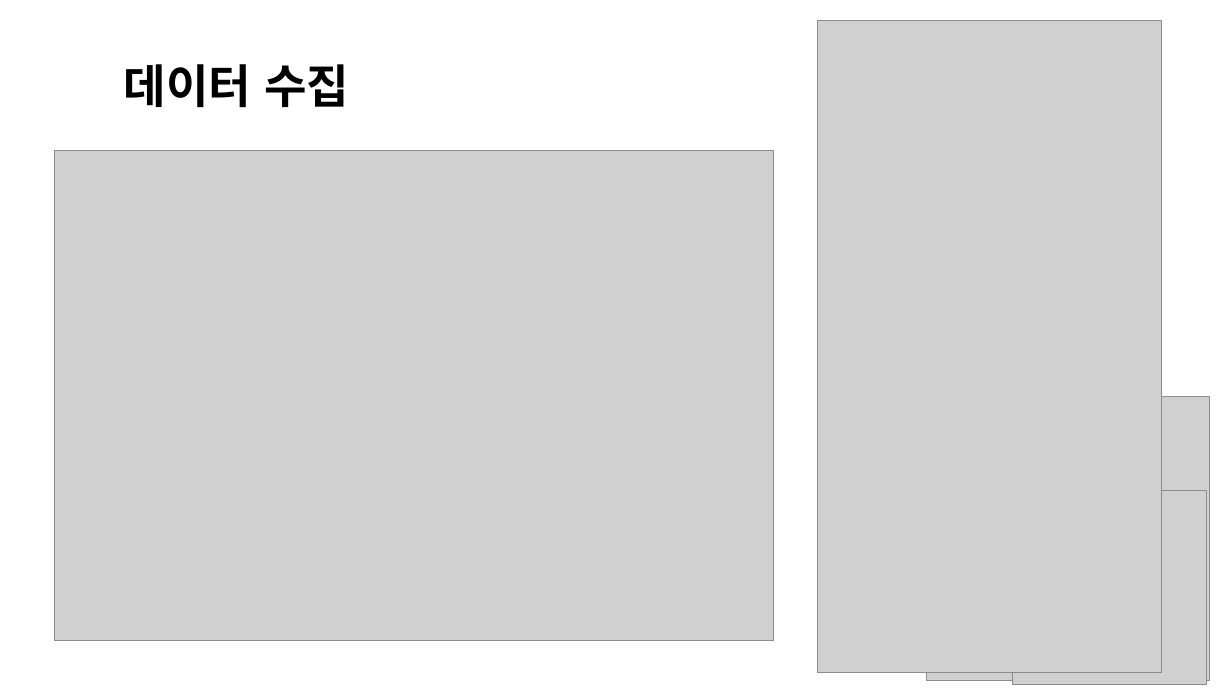
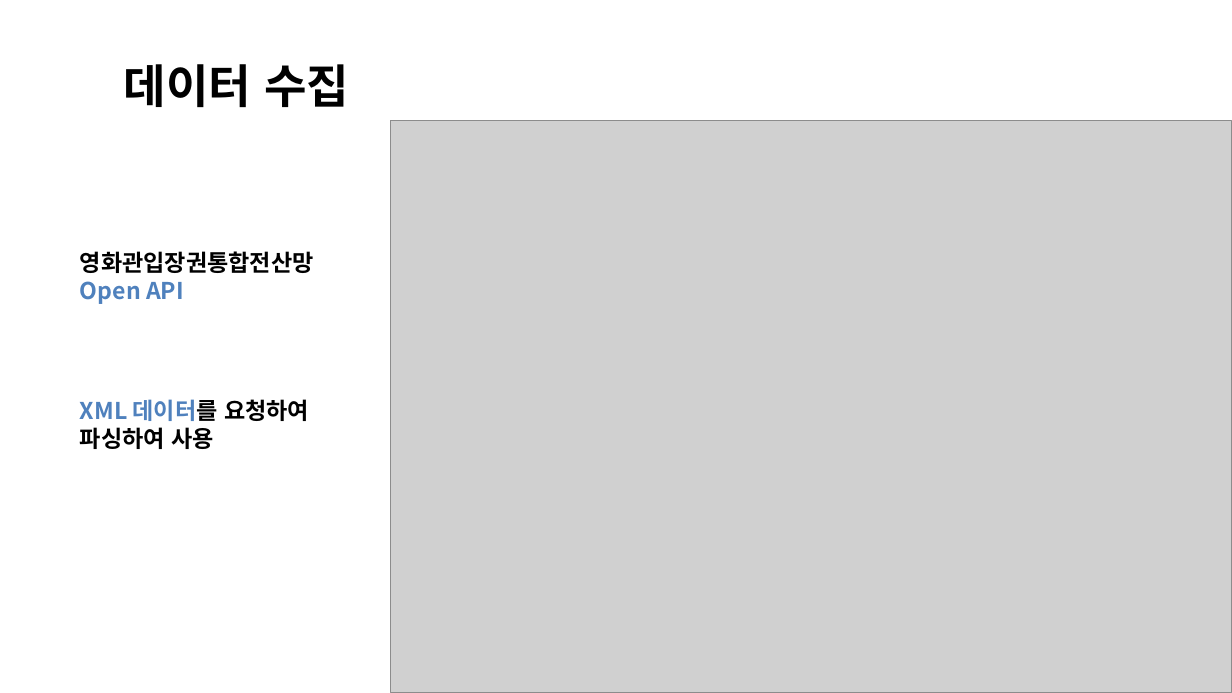
Before and after one commit to mydream757/Design-of-DataStructure, a slide deck: slide 7 of 3. Implementation.pptx (slide 6 before the commit). Drawn at 1232x693 pixels with LibreOffice and Linux fonts; fonts in the diff are those of the drawing; grey boxes stand for pictures; background and template pictures are left out. Boxes give left, top, right and bottom in pixels: in the first picture for what was removed or moved away, otherwise in the second. Text is boxed around its words. In the diff, an @@ line names an element or a change of style, - is before the commit and + after.

```diff
--- a/3. Implementation.pptx
+++ b/3. Implementation.pptx
@@ picture removed at (818,20,1162,673) @@
@@ picture: place and size @@
-picture at (54,151,774,640)
+picture at (391,121,1232,693)
@@ text added at (80,251,314,304), 18 pt, text #000000, bold @@
+영화관입장권통합전산망
+Open API
@@ text added at (80,399,309,449), 18 pt, text #000000, bold @@
+XML 데이터를 요청하여 파싱하여 사용
@@ picture removed at (927,396,1211,680) @@
@@ picture removed at (1013,491,1207,685) @@
```
Also in this commit, not shown: 3 other slides changed, 5 slides added, 3 slides removed.
